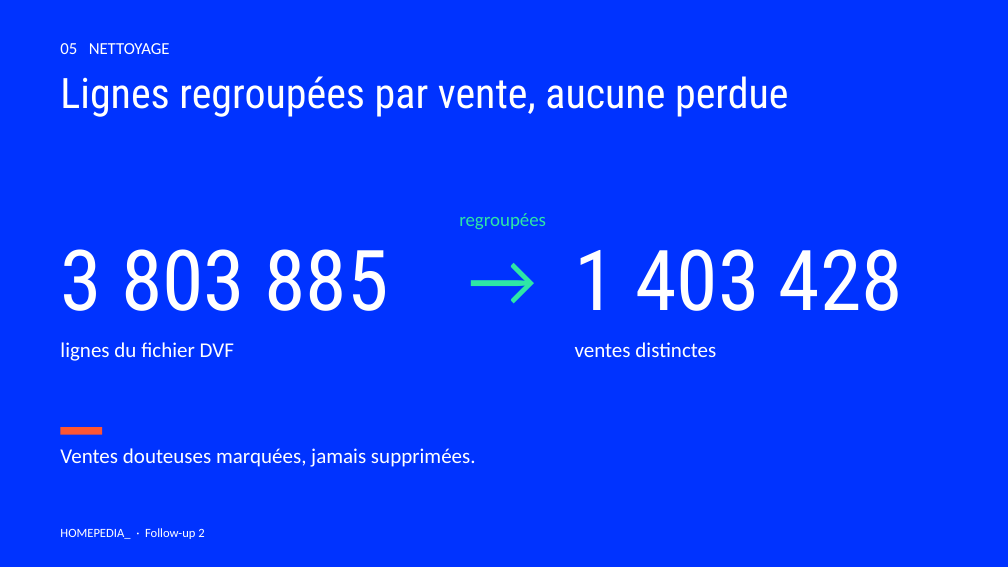
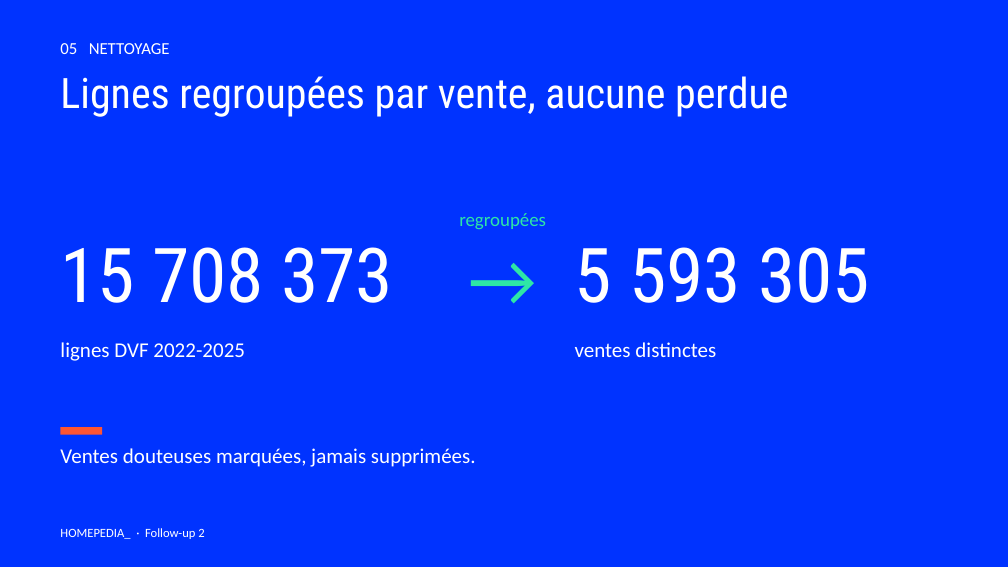
Before and after one commit to NicolasThao/T-DAT-901-Homepedia, a slide deck: slide 5 of docs/followup2/Homepedia_Follow-up_2.pptx. Drawn at 1008x567 pixels with LibreOffice and Linux fonts; fonts in the diff are those of the drawing. Boxes give left, top, right and bottom in pixels: in the first picture for what was removed or moved away, otherwise in the second. Text is boxed around its words. In the diff, an @@ line names an element or a change of style, - is before the commit and + after.

```diff
--- a/docs/followup2/Homepedia_Follow-up_2.pptx
+++ b/docs/followup2/Homepedia_Follow-up_2.pptx
@@ text at [60, 247, 393, 303]: text changed; size 80 to 72 pt @@
-3 803 885
+15 708 373
@@ text at [575, 247, 870, 303]: text changed; size 80 to 72 pt @@
-1 403 428
+5 593 305
@@ text at [60, 342, 245, 361]: text changed @@
-lignes du fichier DVF
+lignes DVF 2022-2025
```
Also in this commit, not shown: 5 other slides changed, 1 slide added, 23 other files.
